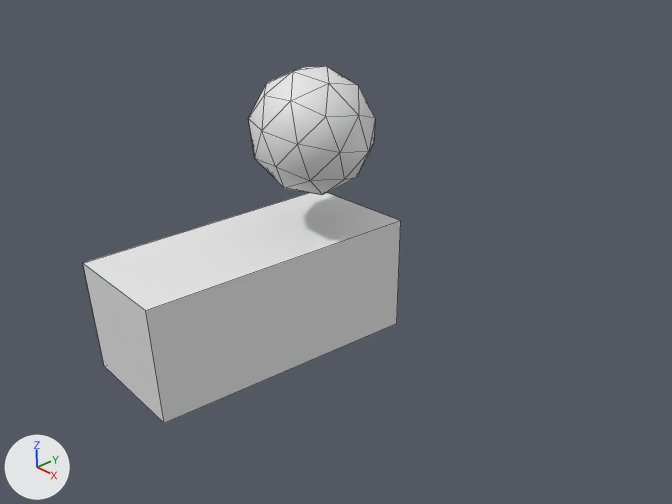
Before and after pictures for a commit that changed the Blender file blender/cube_sphere.blend.
Rendered twice from the file's camera 'Camera'. Lighting does not change. The marker at lower left points along +X, +Y and +Z. Both versions are drawn at full value of the shape key 'Key 2' of 'Cube'; the numbers are the values there. Mesh edges are drawn as thin lines. Materials are left out; every surface is plain grey.
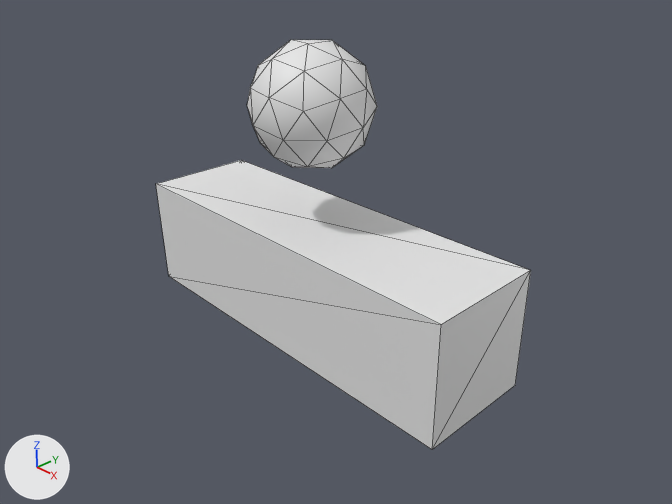
What differs and where, as boxes (x1, y1, x2, y2) in the pictures (672 x 504 px):
'Cube', reshaped (18% wider, 26% taller)
    before: (83, 193, 401, 423)
    after: (156, 160, 531, 450)
'Sphere', mesh moved, turned
    before: (248, 66, 375, 195)
    after: (247, 40, 377, 168)
part 2 of me_materials, deleted
    before: (83, 193, 401, 423)
part 3 of me_materials, added
    after: (156, 160, 531, 450)

What the commit changed:
me_test_check_gp_png has 42 vertices, 80 faces and spans x -0.86..1.04, y 1.25..3.25, z 0.12..2.12.
me_test_check_gp_png is used by ob_sphere; location (0.0, 0.0, 0.0); rotation (1.107, -0.0354, 1.085), in degrees (63, -2, 62).
me_test_check_gp_png part 1: the whole mesh is moved by (-0.06, 0.48, -0.11).
me_materials has 8 vertices, 6 faces and spans x -1.98..1.0, y -3.16..1.0, z -1.37..1.0.
me_materials is used by ob_cube; location (0.0, 0.0, 0.0).
Verts and faces of me_materials; kept vertices keep their numbers, new ones are numbered from 8.
Before the commit, vertices of me_materials: 0 (1.0, 1.0, -1.0) at pixel (396, 323), 1 (0.02, -3.16, -1.37) at pixel (164, 423), 2 (-1.98, -3.16, -1.37) at pixel (104, 366), 3 (-1.0, 1.0, -1.0), 4 (1.0, 1.0, 1.0) at pixel (400, 220).
Before the commit, vertices of me_materials: 5 (0.02, -3.16, 0.63) at pixel (145, 310), 6 (-1.98, -3.16, 0.63) at pixel (82, 263), 7 (-1.0, 1.0, 1.0).
Part 2, on me_materials:
Vertices deleted: 0 to 7 (with the faces that use them).
Part 3, on me_materials:
New vertex 8 is at (-3.44, -1.0, -1.0), pixel (168, 276).
New vertex 9 is at (-3.44, 1.0, -1.0).
New vertex 10 is at (-3.44, -1.0, 1.0), pixel (155, 183).
New vertex 11 is at (-3.44, 1.0, 1.0), pixel (241, 160).
New vertices 12 to 15 stand at vertices 8 to 11, in that order, plus (6.88, 0.0, 0.0).
New faces: (11, 15, 13), (9, 11, 13), (8, 10, 11), (8, 11, 9), (8, 12, 14), (8, 14, 10).
New faces: (12, 13, 15), (12, 15, 14), (10, 15, 11), (10, 14, 15), (8, 13, 12), (8, 9, 13).
Object 'Sphere' (ob_sphere) turns from (63, -2, 62) to (69, -0.5, -23) degrees about x, y and z.
